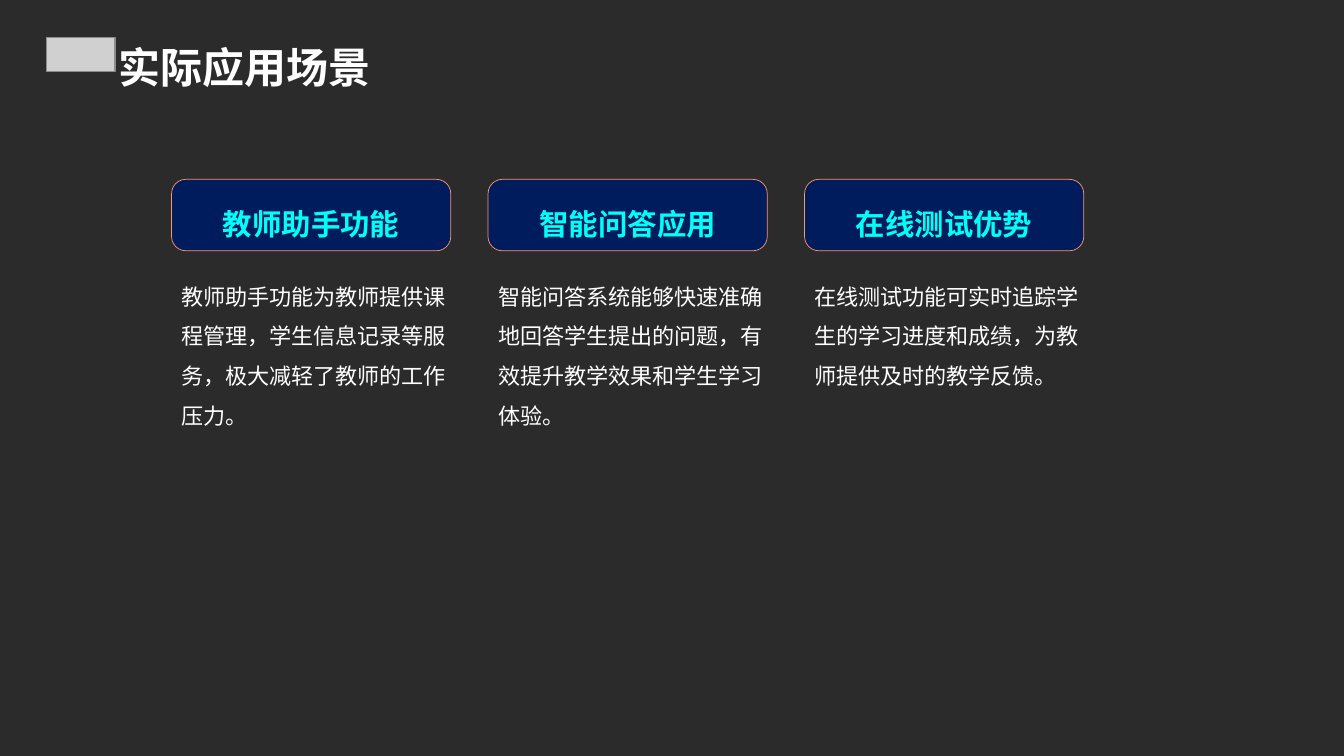
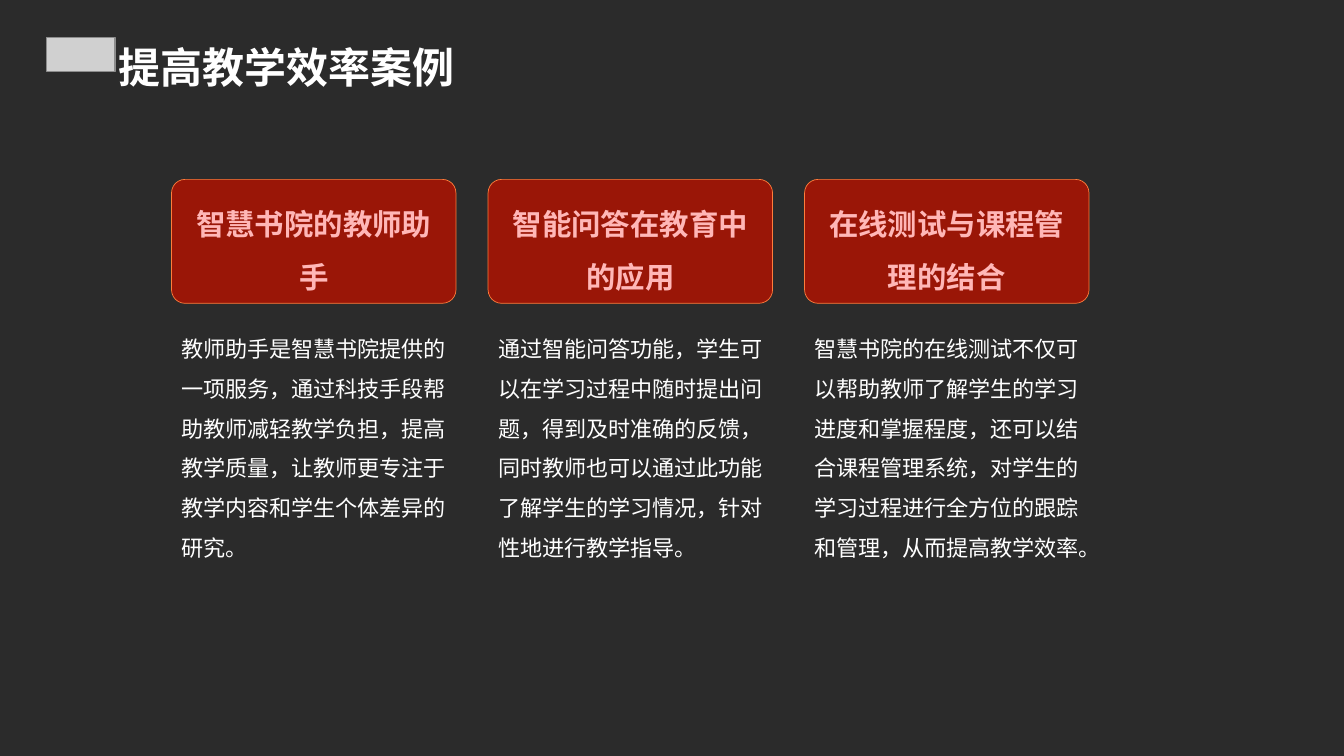
Before and after one commit to FlashLizard/Intelligent_Learning_Platform, a slide deck: slide 20 of src/generate_ppt/generate_ppt/ppttmp.ppt. Drawn at 1344x756 pixels with LibreOffice and Linux fonts; fonts in the diff are those of the drawing; grey boxes stand for pictures; background and template pictures are left out; a plain dark background stands for a picture behind light text. Boxes give left, top, right and bottom in pixels: in the first picture for what was removed or moved away, otherwise in the second. Text is boxed around its words. In the diff, an @@ line names an element or a change of style, - is before the commit and + after.

```diff
--- a/src/generate_ppt/generate_ppt/ppttmp.ppt
+++ b/src/generate_ppt/generate_ppt/ppttmp.ppt
@@ text at bbox=[118, 47, 454, 87]: text changed @@
-实际应用场景
+提高教学效率案例
@@ rounded rectangle "智慧书院的教师助手": place and size @@
-rounded rectangle "智慧书院的教师助手" at bbox=[171, 179, 451, 251]
+rounded rectangle "智慧书院的教师助手" at bbox=[171, 179, 456, 303]
@@ rounded rectangle "智能问答在教育中的应用": place and size @@
-rounded rectangle "智能问答在教育中的应用" at bbox=[488, 179, 767, 251]
+rounded rectangle "智能问答在教育中的应用" at bbox=[488, 179, 772, 303]
@@ fill #001C5C to #9A1607; outline #FE9471 0.5 pt to #FF7D3C 0.5 pt; proportions changed in 3 elements at bbox=[488, 179, 772, 303], bbox=[171, 179, 456, 303], bbox=[805, 179, 1089, 303] @@
@@ rounded rectangle "在线测试与课程管理的结合": place and size @@
-rounded rectangle "在线测试与课程管理的结合" at bbox=[805, 179, 1084, 251]
+rounded rectangle "在线测试与课程管理的结合" at bbox=[805, 179, 1089, 303]
@@ text in rounded rectangle at bbox=[513, 209, 748, 291]: text changed; text colour #00FFF8 to #FFB7B7 @@
-智能问答应用
+智能问答在教育中的应用
@@ text in rounded rectangle at bbox=[196, 210, 431, 291]: text changed; text colour #00FFF8 to #FFB7B7 @@
-教师助手功能
+智慧书院的教师助手
@@ text in rounded rectangle at bbox=[829, 210, 1064, 291]: text changed; text colour #00FFF8 to #FFB7B7 @@
-在线测试优势
+在线测试与课程管理的结合
@@ text at bbox=[182, 338, 446, 558]: text changed @@
-教师助手功能为教师提供课程管理，学生信息记录等服务，极大减轻了教师的工作压力。
+教师助手是智慧书院提供的一项服务，通过科技手段帮助教师减轻教学负担，提高教学质量，让教师更专注于教学内容和学生个体差异的研究。
@@ text at bbox=[498, 338, 762, 558]: text changed @@
-智能问答系统能够快速准确地回答学生提出的问题，有效提升教学效果和学生学习体验。
+通过智能问答功能，学生可以在学习过程中随时提出问题，得到及时准确的反馈，同时教师也可以通过此功能了解学生的学习情况，针对性地进行教学指导。
@@ text at bbox=[815, 338, 1101, 558]: text changed @@
-在线测试功能可实时追踪学生的学习进度和成绩，为教师提供及时的教学反馈。
+智慧书院的在线测试不仅可以帮助教师了解学生的学习进度和掌握程度，还可以结合课程管理系统，对学生的学习过程进行全方位的跟踪和管理，从而提高教学效率。
```
Also in this commit, not shown: 18 other slides changed, 1 slide added, 4 slides removed, 5 other files.
